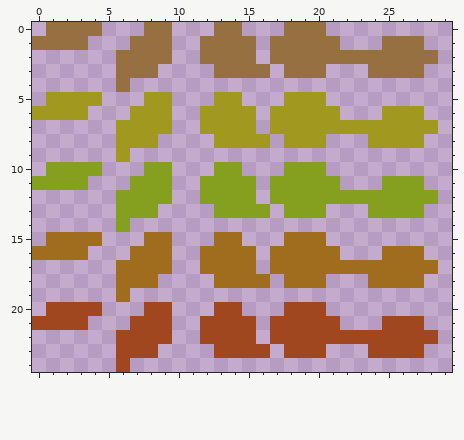
Edited in one commit: pixel-art sprite (desktop/img/leaves.png). The picture above was drawn from the file before the commit.
The file is 30x25 pixels. The old version is drawn lined up with the new one.
The result:
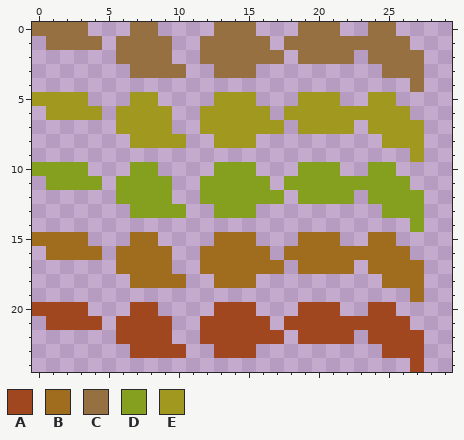
Palette (. is transparent): A #a0471f  B #a06d1f  C #967041  D #85a01f  E #a0981f
Commit: Leaves now only spawn on branches.
The edit:
drawings rearranged on the sheet (the old picture shows each at its new place)
@@ x 0..29 @@
- 0 .CCCC...CC...CC...CCC.........
- 1 CCCC...CCC..CCCC.CCCCC...CCC..
- 2 ......CCCC..CCCC.CCCCCCCCCCCC.
- 3 ......CCC....CCCC.CCC...CCCC..
- 4 ......C.......................
- 5 .EEEE...EE...EE...EEE.........
- 6 EEEE...EEE..EEEE.EEEEE...EEE..
- 7 ......EEEE..EEEE.EEEEEEEEEEEE.
- 8 ......EEE....EEEE.EEE...EEEE..
- 9 ......E.......................
-10 .DDDD...DD...DD...DDD.........
-11 DDDD...DDD..DDDD.DDDDD...DDD..
-12 ......DDDD..DDDD.DDDDDDDDDDDD.
-13 ......DDD....DDDD.DDD...DDDD..
-14 ......D.......................
-15 .BBBB...BB...BB...BBB.........
-16 BBBB...BBB..BBBB.BBBBB...BBB..
-17 ......BBBB..BBBB.BBBBBBBBBBBB.
-18 ......BBB....BBBB.BBB...BBBB..
-19 ......B.......................
-20 .AAAA...AA...AA...AAA.........
-21 AAAA...AAA..AAAA.AAAAA...AAA..
-22 ......AAAA..AAAA.AAAAAAAAAAAA.
-23 ......AAA....AAAA.AAA...AAAA..
-24 ......A.......................
+ 0 CCCC...CC....CCC...CCC..CC....
+ 1 .CCCC.CCCC..CCCCC.CCCCCCCCC...
+ 2 ......CCCC..CCCCCC.CCCC.CCCC..
+ 3 .......CCCC..CCC.........CCC..
+ 4 ...........................C..
+ 5 EEEE...EE....EEE...EEE..EE....
+ 6 .EEEE.EEEE..EEEEE.EEEEEEEEE...
+ 7 ......EEEE..EEEEEE.EEEE.EEEE..
+ 8 .......EEEE..EEE.........EEE..
+ 9 ...........................E..
+10 DDDD...DD....DDD...DDD..DD....
+11 .DDDD.DDDD..DDDDD.DDDDDDDDD...
+12 ......DDDD..DDDDDD.DDDD.DDDD..
+13 .......DDDD..DDD.........DDD..
+14 ...........................D..
+15 BBBB...BB....BBB...BBB..BB....
+16 .BBBB.BBBB..BBBBB.BBBBBBBBB...
+17 ......BBBB..BBBBBB.BBBB.BBBB..
+18 .......BBBB..BBB.........BBB..
+19 ...........................B..
+20 AAAA...AA....AAA...AAA..AA....
+21 .AAAA.AAAA..AAAAA.AAAAAAAAA...
+22 ......AAAA..AAAAAA.AAAA.AAAA..
+23 .......AAAA..AAA.........AAA..
+24 ...........................A..
Boxes around the changes in both pictures, in picture pixels (x1, y1, x2, y2):
changed: (32, 22, 186, 372)
changed: (242, 22, 438, 372)
